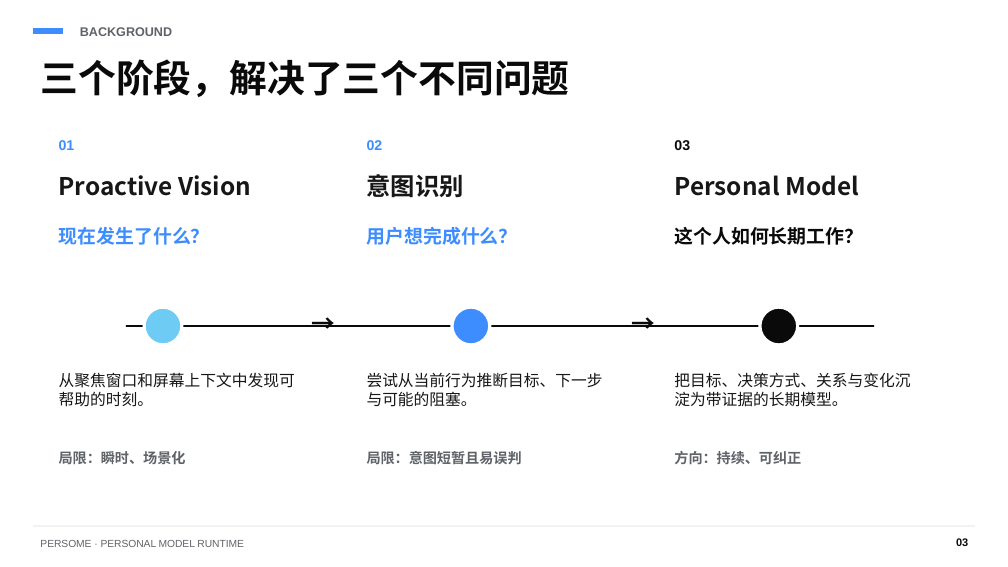
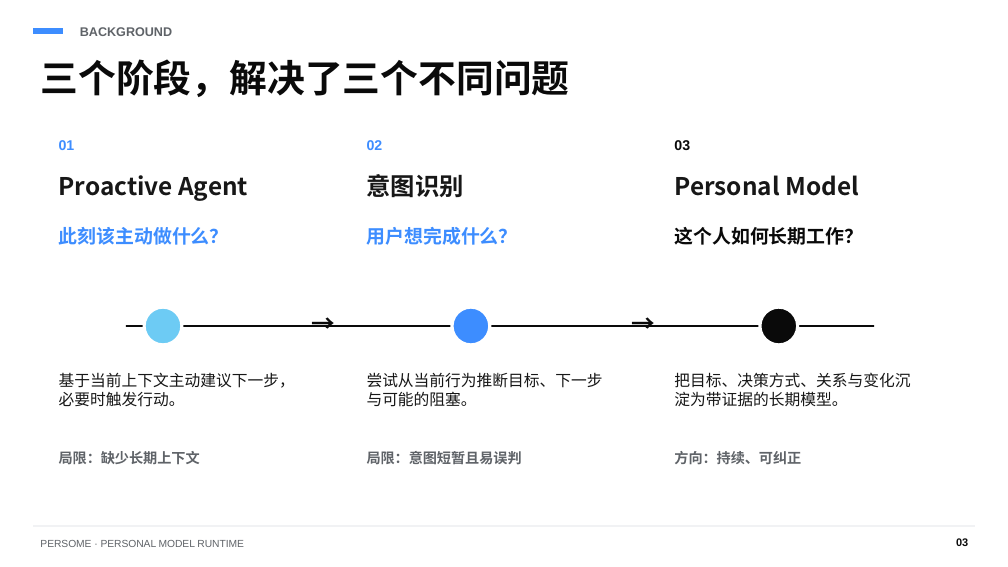
Before and after one commit to Intuition-Lab/personal-model, a slide deck: slide 3 of docs/talks/persome-quantum-company-intro-zh.pptx. Drawn at 1008x567 pixels with LibreOffice and Linux fonts; fonts in the diff are those of the drawing. Boxes give left, top, right and bottom in pixels: in the first picture for what was removed or moved away, otherwise in the second. Text is boxed around its words. In the diff, an @@ line names an element or a change of style, - is before the commit and + after.

Commit message:
docs: correct Persome talk origin to proactive agent

```diff
--- a/docs/talks/persome-quantum-company-intro-zh.pptx
+++ b/docs/talks/persome-quantum-company-intro-zh.pptx
@@ text at box(59, 175, 248, 201): text changed @@
-Proactive Vision
+Proactive Agent
@@ text at box(59, 227, 229, 245): text changed @@
-现在发生了什么？
+此刻该主动做什么？
@@ text at box(59, 372, 295, 407): text changed @@
-从聚焦窗口和屏幕上下文中发现可帮助的时刻。
+基于当前上下文主动建议下一步，必要时触发行动。
@@ text at box(59, 451, 200, 464): text changed @@
-局限：瞬时、场景化
+局限：缺少长期上下文
```
Also in this commit, not shown: 2 other slides changed.
